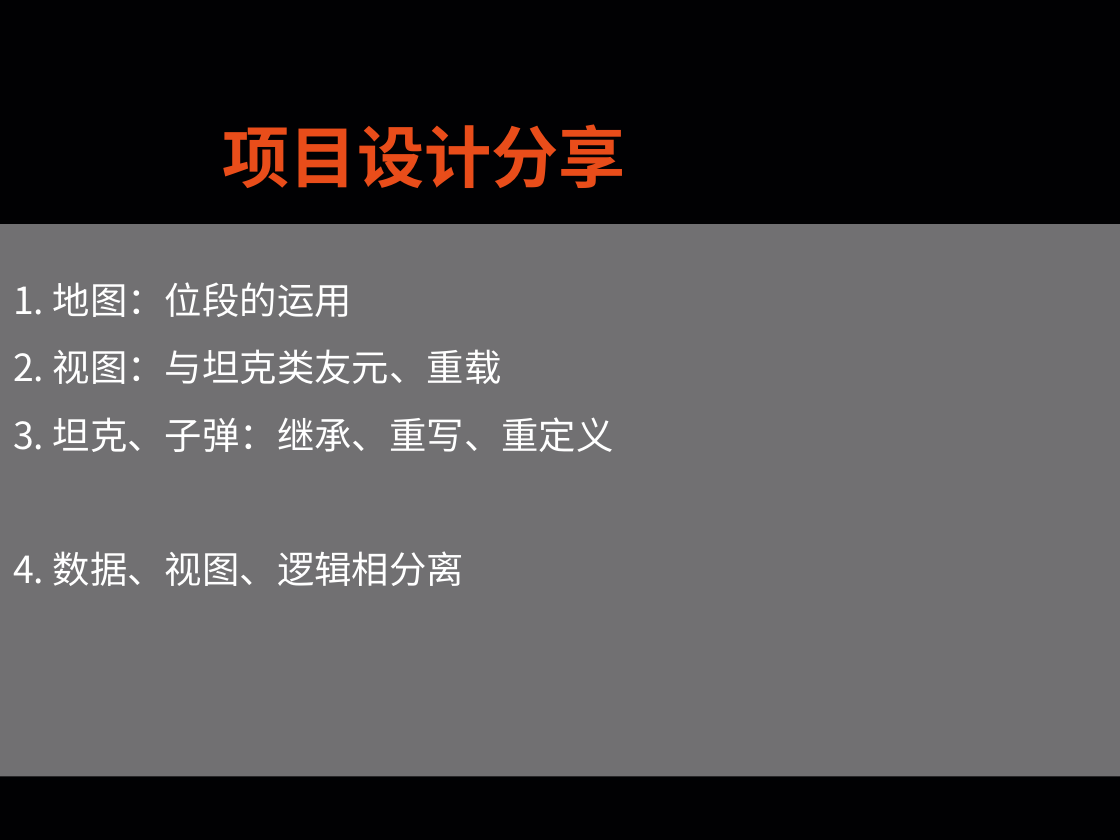
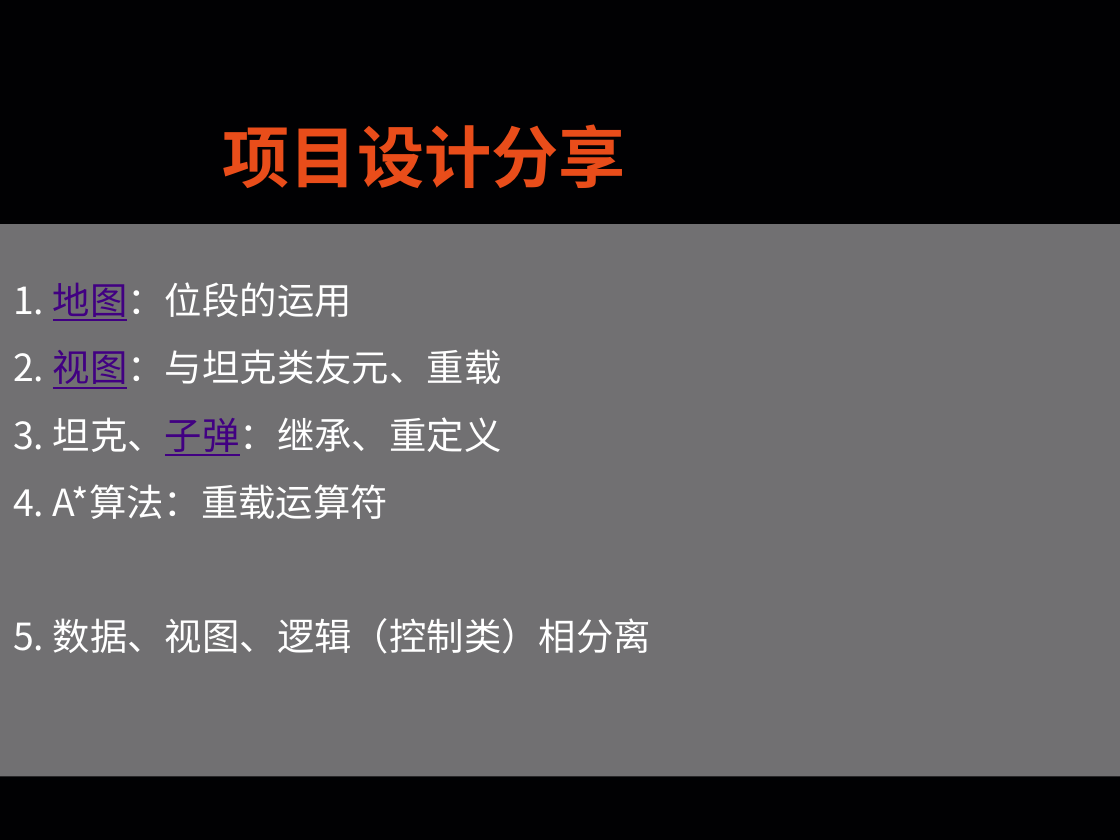
Before and after one commit to CO0kie-SH/2009_15PB_Tanker_CPP, a slide deck: slide 7 of 2009_15PB_Tanker_CPP.pptx. Drawn at 1120x840 pixels with LibreOffice and Linux fonts; fonts in the diff are those of the drawing. Boxes give left, top, right and bottom in pixels: in the first picture for what was removed or moved away, otherwise in the second. Text is boxed around its words. In the diff, an @@ line names an element or a change of style, - is before the commit and + after.

```diff
--- a/2009_15PB_Tanker_CPP.pptx
+++ b/2009_15PB_Tanker_CPP.pptx
@@ text in rectangle at box(13, 282, 502, 389): text colour #FFFFFF to #410082, underline on in "地图：位段的运用", "视图：与坦克类友元、重载" @@
@@ text in rectangle at box(13, 417, 651, 654): text changed @@
-3. 坦克、子弹：继承、重写、重定义
-4. 数据、视图、逻辑相分离
+3. 坦克、子弹：继承、重定义
+4. A*算法：重载运算符
+5. 数据、视图、逻辑（控制类）相分离
```
Also in this commit, not shown: 3 slides added, 9 other files.
